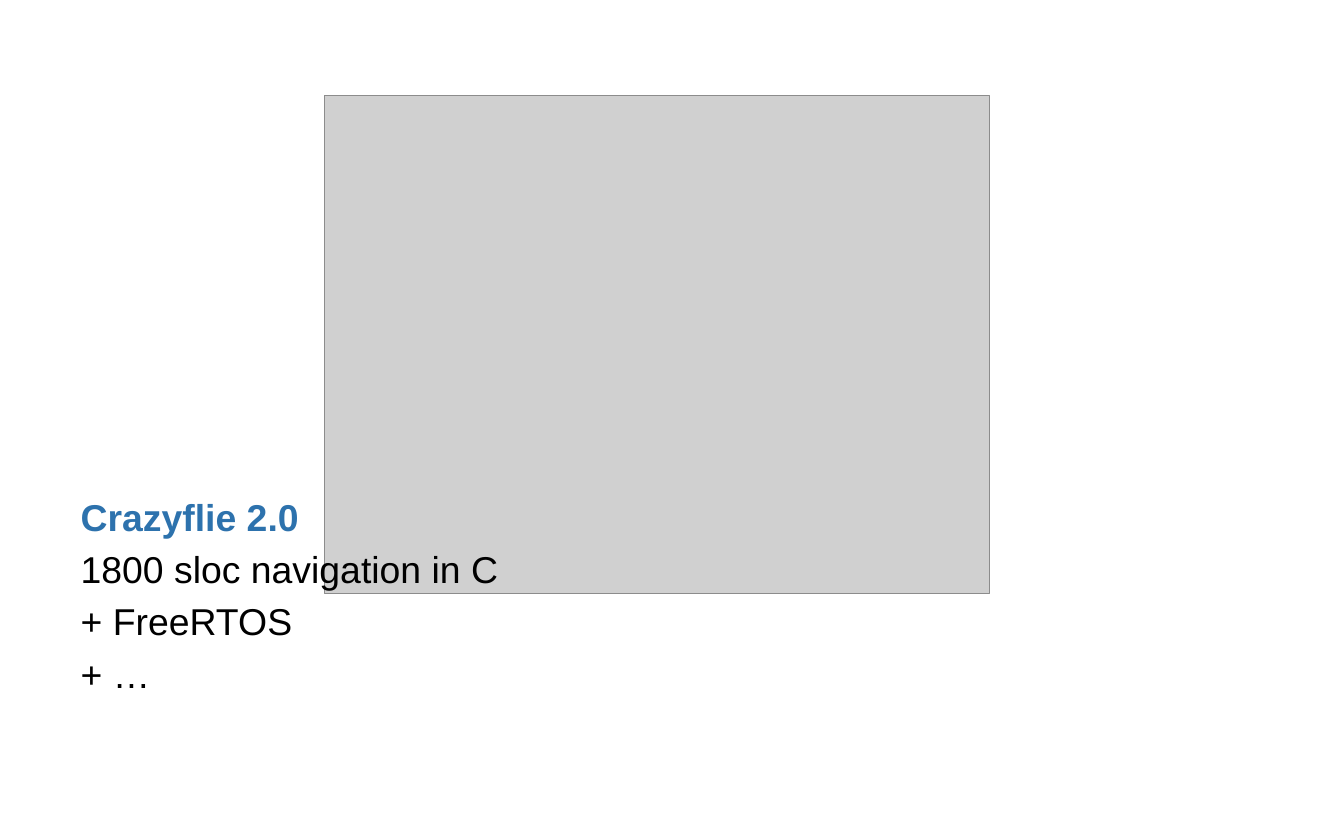
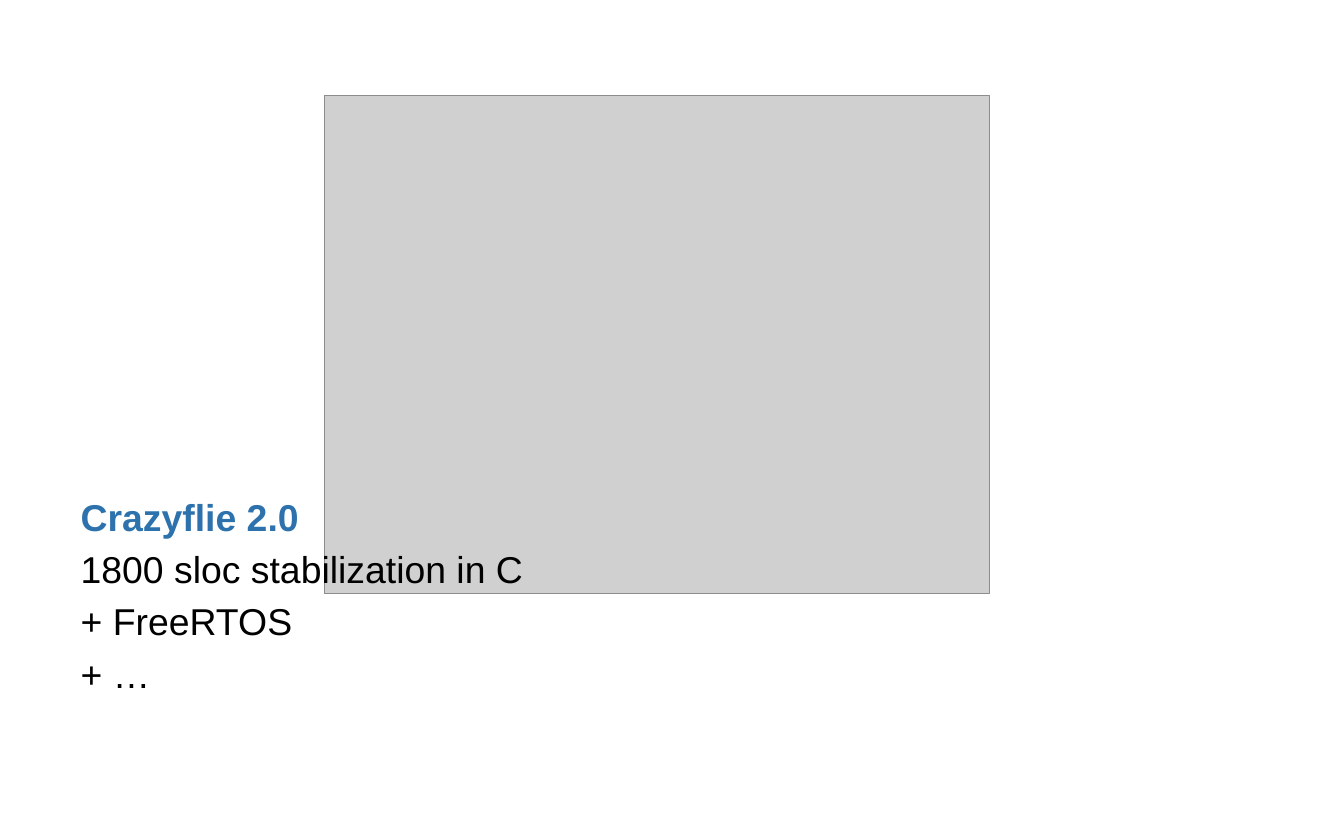
Before and after one commit to AdaCore/spark2014, a slide deck: slide 3 of slides/AdaCore_Tech_Days_2015/AdaCore Tech Days SPARK 2014.pptx. Drawn at 1344x840 pixels with LibreOffice and Linux fonts; fonts in the diff are those of the drawing; grey boxes stand for pictures; background and template pictures are left out. Boxes give left, top, right and bottom in pixels: in the first picture for what was removed or moved away, otherwise in the second. Text is boxed around its words. In the diff, an @@ line names an element or a change of style, - is before the commit and + after.

```diff
--- a/slides/AdaCore_Tech_Days_2015/AdaCore Tech Days SPARK 2014.pptx
+++ b/slides/AdaCore_Tech_Days_2015/AdaCore Tech Days SPARK 2014.pptx
@@ text at (81,554,523,591): text changed @@
-1800 sloc navigation in C
+1800 sloc stabilization in C
```
Also in this commit, not shown: 5 other slides changed, 1 slide added.
